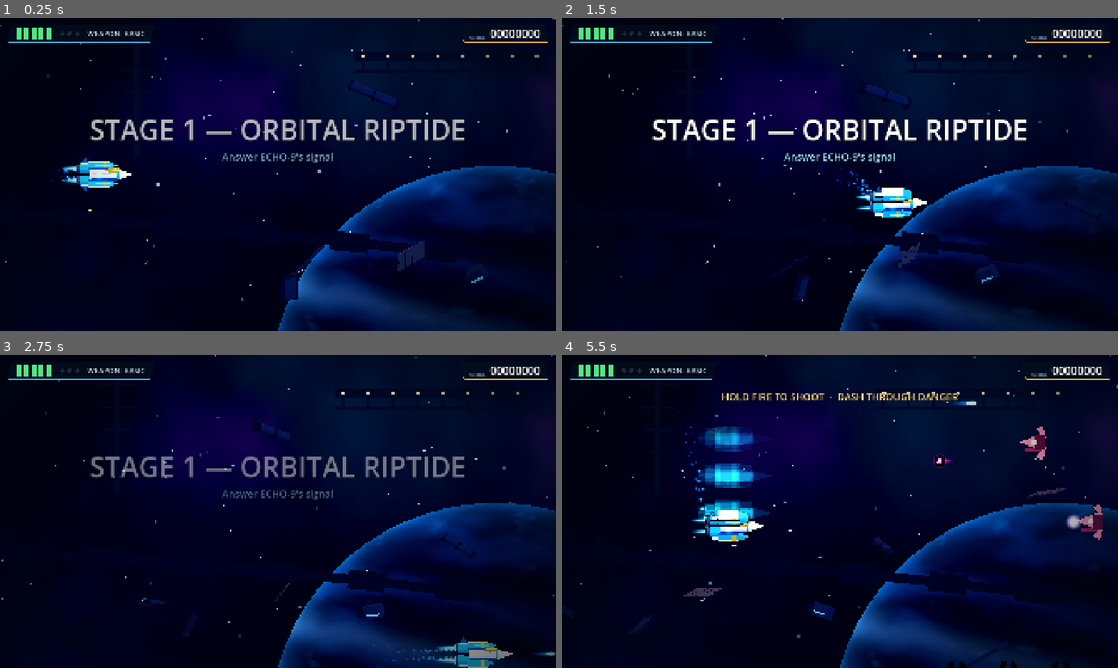
Above: before the commit, frames 1-4 (two rows, left to right).
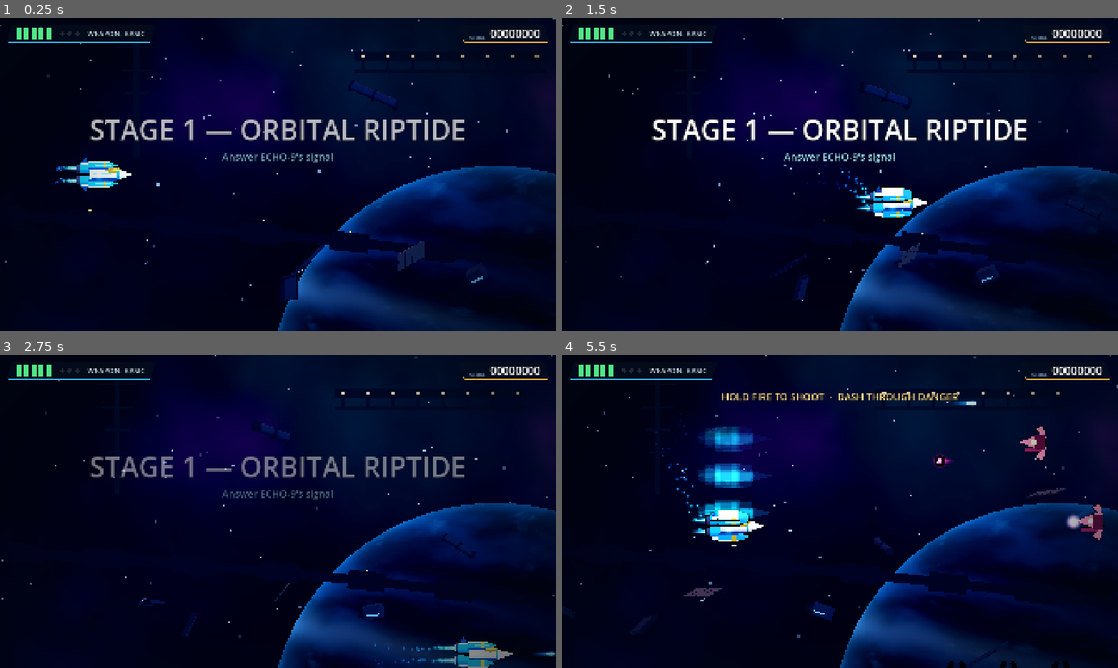
Above: after the commit, the same moments.

Repository: NikolasKorakidis/Mecha-Techa-Soldier
Game: Godot game, scene res://main/main.tscn
Two runs of this game, one before a commit and one after it. Both use one fixed random seed, a clock stepped at 60 frames per second and the inputs below.
Inputs (mouse positions are in pixels of both pictures, inside the frame that each line leads up to):
- Up to frame 1 (0.25 s): no input
- Up to frame 2 (1.5 s): tap Enter at 0.5 s; move the mouse to (962, 158) at 0.52 s; hold D (move_right) 0.53-1.28 s; tap K (dash) at 0.6 s; click (962, 158) at 0.67 s; tap Space (jump) at 0.77 s; tap L (echo) at 0.8, 1.35 s; move the mouse to (728, 190) at 1.27 s; hold S (move_down) from 1.28 s (still down)
- Up to frame 3 (2.75 s): tap Space (jump) at 1.52 s; tap J (fire) at 1.55 s; move the mouse to (333, 442) at 2.02 s; release S (move_down) at 2.03 s; hold D (move_right) from 2.03 s (still down); hold J (fire) from 2.03 s (still down); tap X at 2.3 s
- Up to frame 4 (5.5 s): move the mouse to (812, 574) at 2.77 s; release D (move_right) at 2.78 s; release J (fire) at 2.78 s; hold W (move_up) 2.78-3.53 s; tap X at 2.85 s; click (812, 574) at 2.92 s; tap Space (jump) at 3.02, 3.77, 4.52 s; tap B at 3.05, 3.6 s; move the mouse to (1006, 558) at 3.52 s; hold A (move_left) 3.53-5.03 s; tap Y at 3.8, 4.35 s; move the mouse to (673, 464) at 4.27 s; tap N at 4.55, 5.1 s; move the mouse to (867, 511) at 5.02 s; hold S (move_down) from 5.03 s (still down); click (867, 511) at 5.17 s; tap K (dash) at 5.3 s

The runs differ from the first frame. In frame 1, 0.1% of the frame differs, in the area x 8-14%, y 46-54%; in frame 2, 0.2%; in frame 3, 0.2%; in frame 4, 0.2%, in the area x 16-27%, y 18-58%.

Commit message:
Visual pass step 5: combat feedback
- HitStop: brief real-time slow-down on strong impacts only (elite
  kills, boss phase breaks, player death)
- impact sparks spray back along the projectile's travel direction
- camera impulses follow the art-direction limits (player hit, beams,
  Null Chorus); reduced-flash scales spark pops
- engine exhaust stretches with thrust; trails moved to the new nozzles
- weapon cores arc into the ship and pop a collect ring in the module
  color
- Vfx.spawn accepts properties applied before the effect builds

Co-Authored-By: Claude Opus 5.5 <noreply@anthropic.com>
Claude-Session: https://claude.ai/code/session_01PVvv6XH9MFznwUdwK1tWZd

Diff:
--- a/combat/hazards/beam_hazard.gd
+++ b/combat/hazards/beam_hazard.gd
@@ -61,7 +61,7 @@
 		_hitbox.set_deferred(&"monitoring", true)
 		var camera := GameplayCamera.find(get_tree())
 		if camera:
-			camera.add_trauma(0.2)
+			camera.add_trauma(ArtStyle.SHAKE_MAJOR * 0.5)
 	var t := (_age - warn_time) / active_time
 	_beam.scale.y = 1.0 + 0.15 * sin(_age * 60.0)
 	if t >= 1.0:
--- a/combat/pickups/echo_pickup.gd
+++ b/combat/pickups/echo_pickup.gd
@@ -57,7 +57,10 @@
 	var player := get_tree().get_first_node_in_group(ShipPlayer.GROUP) as ShipPlayer
 	var to_player := (player.global_position - global_position) if player and player.visible else Vector3.INF
 	if to_player != Vector3.INF and to_player.length() < magnet_radius:
-		global_position += to_player.normalized() * magnet_speed * delta
+		# Arc in: a sideways component that fades as the core closes in.
+		var dir := to_player.normalized()
+		var side := Vector3(-dir.y, dir.x, 0.0) * clampf(to_player.length() / magnet_radius, 0.0, 1.0) * 0.8
+		global_position += (dir + side).normalized() * magnet_speed * delta
 	else:
 		position.x -= drift_speed * delta
 		position.y += sin(_time * 3.0) * 0.8 * delta
--- a/combat/projectiles/projectile.gd
+++ b/combat/projectiles/projectile.gd
@@ -35,7 +35,9 @@
 
 func _on_hit_landed(_hurtbox: HurtboxComponent) -> void:
 	if impact_effect:
-		Vfx.spawn(get_tree(), impact_effect, global_position)
+		# Sparks kick back off the surface, opposite the travel direction.
+		var back := -velocity.normalized() if velocity.length_squared() > 0.0 else Vector3.LEFT
+		Vfx.spawn(get_tree(), impact_effect, global_position, 1.0, {&"direction": back})
 	queue_free()
 
 
--- /dev/null
+++ b/core/hit_stop.gd
@@ -0,0 +1,21 @@
+class_name HitStop
+extends RefCounted
+## Brief global slow-down on strong impacts only (elite kills, boss breaks, player death).
+## Uses a real-time timer so the freeze length never depends on the slowed clock.
+
+const SLOW_SCALE := 0.05
+
+static var _active: bool = false
+
+
+static func trigger(tree: SceneTree, duration: float = 0.06) -> void:
+	if _active or tree == null or Engine.time_scale != 1.0:
+		return
+	_active = true
+	Engine.time_scale = SLOW_SCALE
+	tree.create_timer(duration, true, false, true).timeout.connect(_release)
+
+
+static func _release() -> void:
+	Engine.time_scale = 1.0
+	_active = false
--- a/enemies/bosses/boss_base.gd
+++ b/enemies/bosses/boss_base.gd
@@ -204,6 +204,7 @@
 		if player:
 			player.grant_invulnerability(break_time + 0.5)
 		Vfx.spawn(get_tree(), death_effect, global_position + Vector3(0, 0, 1), 2.0)
+		HitStop.trigger(get_tree(), 0.08)
 	_on_state_entered(next)
 	state_changed.emit(state, reason)
 
--- a/enemies/bosses/choir_engine.gd
+++ b/enemies/bosses/choir_engine.gd
@@ -138,7 +138,7 @@
 				weapon.fire_at(Vector3(cos(a), sin(a), 0), 0.8)
 			_fired_steps += 1
 			if _camera:
-				_camera.add_trauma(0.25)
+				_camera.add_trauma(ArtStyle.SHAKE_MAJOR * 0.6)
 
 
 func _on_state_entered(new_state: State) -> void:
--- a/enemies/space/space_enemy.gd
+++ b/enemies/space/space_enemy.gd
@@ -268,6 +268,7 @@
 	RunSession.add_score(score_value)
 	if is_elite():
 		Vfx.spawn(get_tree(), collapse_effect, global_position, death_size)
+		HitStop.trigger(get_tree(), 0.06)
 		_drop_pickup()
 	else:
 		Vfx.spawn(get_tree(), death_effect, global_position, death_size)
--- a/player/ship/ship_player.gd
+++ b/player/ship/ship_player.gd
@@ -10,6 +10,7 @@
 enum State { CONTROL, DASH, HIT, DISABLED, CINEMATIC }
 
 const GROUP := &"player"
+const COLLECT_EFFECT := preload("res://vfx/collect_burst.tscn")
 
 @export var tuning: ShipTuning
 @export var movement: ShipMovement
@@ -22,6 +23,7 @@
 @export var model: KestrelModel
 @export var dash_meter: MeshInstance3D
 @export var muzzle_flash: Node3D
+@export var engine_trails: Array[EngineTrail] = []
 @export var death_effect: PackedScene
 
 ## When false, the ship ignores devices (tests and cinematics drive tick() directly).
@@ -139,7 +141,8 @@
 		return
 	RunSession.equip_echo(echo_id, data.ammo)
 	flash.stop()
-	_shake(0.15)
+	_shake(0.12)
+	Vfx.spawn(get_tree(), COLLECT_EFFECT, global_position, 1.0, {&"color": data.module_color})
 	echo_collected.emit(echo_id)
 
 
@@ -180,7 +183,10 @@
 		# Bank into vertical motion; squash along the dash.
 		model.rotation.x = -movement.velocity.y / tuning.max_speed * 0.45
 		model.scale = Vector3(1.25, 0.8, 1.0) if movement.is_dashing else Vector3.ONE
-		model.set_thrust(2.0 if movement.is_dashing else 0.6 + movement.velocity.x / tuning.max_speed * 0.5)
+		var thrust := 2.0 if movement.is_dashing else 0.6 + movement.velocity.x / tuning.max_speed * 0.5
+		model.set_thrust(thrust)
+		for trail in engine_trails:
+			trail.set_thrust(thrust)
 		model.set_dashing(movement.is_dashing)
 		model.set_health_ratio(float(health.current) / float(health.max_health))
 		if movement.is_dashing:
@@ -236,7 +242,7 @@
 	flash.flash(tuning.hit_invulnerability)
 	movement.cancel_dash()
 	movement.velocity += Vector2(payload.knockback.x, payload.knockback.y)
-	_shake(0.45)
+	_shake(ArtStyle.SHAKE_PLAYER_HIT)
 	if not health.is_depleted():
 		state = State.HIT
 		_hit_left = tuning.hit_stun
@@ -255,6 +261,7 @@
 	_update_invulnerability()
 	Vfx.spawn(get_tree(), death_effect, global_position, 1.8)
 	_break_apart()
+	HitStop.trigger(get_tree(), 0.09)
 	died.emit()
 
 
--- a/player/ship/ship_player.tscn
+++ b/player/ship/ship_player.tscn
@@ -38,7 +38,7 @@
 [sub_resource type="BoxShape3D" id="Shape_hurt"]
 size = Vector3(0.9, 0.42, 1)
 
-[node name="ShipPlayer" type="Node3D" node_paths=PackedStringArray("movement", "weapon", "arsenal", "health", "hurtbox", "flash", "model", "dash_meter", "muzzle_flash")]
+[node name="ShipPlayer" type="Node3D" node_paths=PackedStringArray("movement", "weapon", "arsenal", "health", "hurtbox", "flash", "model", "dash_meter", "muzzle_flash", "engine_trails")]
 script = ExtResource("1_ship")
 tuning = ExtResource("2_tuning")
 movement = NodePath("Movement")
@@ -50,17 +50,18 @@
 model = NodePath("Model")
 dash_meter = NodePath("DashMeter")
 muzzle_flash = NodePath("Muzzle/MuzzleFlash")
+engine_trails = [NodePath("EngineTrailUpper"), NodePath("EngineTrailLower")]
 death_effect = ExtResource("12_boom")
 
 [node name="Model" type="Node3D" parent="."]
 script = ExtResource("9_model")
 
 [node name="EngineTrailUpper" type="CPUParticles3D" parent="."]
-transform = Transform3D(1, 0, 0, 0, 1, 0, 0, 0, 1, -1.4, 0.24, -0.1)
+transform = Transform3D(1, 0, 0, 0, 1, 0, 0, 0, 1, -1.62, 0.36, -0.1)
 script = ExtResource("10_trail")
 
 [node name="EngineTrailLower" type="CPUParticles3D" parent="."]
-transform = Transform3D(1, 0, 0, 0, 1, 0, 0, 0, 1, -1.4, -0.24, -0.1)
+transform = Transform3D(1, 0, 0, 0, 1, 0, 0, 0, 1, -1.62, -0.36, -0.1)
 script = ExtResource("10_trail")
 
 [node name="DashMeter" type="MeshInstance3D" parent="."]
--- a/tests/test_visual_feedback.gd
+++ b/tests/test_visual_feedback.gd
@@ -85,3 +85,16 @@
 			lit_frames += 1
 	assert_true(lit_frames < 50, "overlay is not solid under constant fire (%d/60 lit)" % lit_frames)
 	assert_true(lit_frames > 5, "overlay still shows hits")
+
+
+func test_hit_stop_is_brief_and_restores_time() -> void:
+	HitStop.trigger(get_tree(), 0.05)
+	assert_true(Engine.time_scale < 1.0, "time slowed on a strong hit")
+	await get_tree().create_timer(0.15, true, false, true).timeout
+	assert_eq(Engine.time_scale, 1.0, "time scale restored")
+
+
+func test_impact_sparks_follow_projectile_direction() -> void:
+	_scaffold()
+	var spark := Vfx.spawn(get_tree(), load("res://vfx/impact_spark.tscn"), Vector3.ZERO, 1.0, {&"direction": Vector3.UP}) as ImpactSpark
+	assert_eq(spark.direction, Vector3.UP, "direction applied before the burst is built")
--- /dev/null
+++ b/vfx/collect_burst.gd
@@ -0,0 +1,17 @@
+class_name CollectBurst
+extends Node3D
+## Weapon-core pickup confirmation: an expanding ring and a rising glyph glow at the ship.
+
+@export var size: float = 1.0
+@export var color: Color = Palette.ECHO_GOLD
+
+
+func _ready() -> void:
+	var ring := ModelKit.quad(self, Vector2.ONE * 2.0 * size, Vector3(0, 0, 0.8), ModelKit.glow(color, ArtStyle.GLOW_HOT * ArtStyle.flash_scale(), ModelKit.GlowShape.RING))
+	var core := ModelKit.quad(self, Vector2.ONE * 1.6 * size, Vector3(0, 0, 0.7), ModelKit.glow(color.lerp(Color.WHITE, 0.4), ArtStyle.GLOW_STANDARD * ArtStyle.flash_scale()))
+	ring.scale = Vector3.ONE * 0.3
+	var tween := create_tween().set_parallel()
+	tween.tween_property(ring, "scale", Vector3.ONE * 2.2, 0.35).set_ease(Tween.EASE_OUT)
+	tween.tween_property(ring.material_override, "shader_parameter/energy", 0.0, 0.35)
+	tween.tween_property(core.material_override, "shader_parameter/energy", 0.0, 0.25)
+	tween.chain().tween_callback(queue_free)
--- /dev/null
+++ b/vfx/collect_burst.tscn
@@ -0,0 +1,6 @@
+[gd_scene load_steps=2 format=3]
+
+[ext_resource type="Script" path="res://vfx/collect_burst.gd" id="1_cb"]
+
+[node name="CollectBurst" type="Node3D"]
+script = ExtResource("1_cb")
--- a/vfx/engine_trail.gd
+++ b/vfx/engine_trail.gd
@@ -2,7 +2,7 @@
 extends CPUParticles3D
 ## Exhaust trail: glowing motes left behind in world space so they stream past as the ship moves.
 
-@export var trail_color: Color = Color(0.4, 0.85, 1.0)
+@export var trail_color: Color = Palette.PLAYER_ENERGY
 @export var mote_size: float = 0.32
 
 
@@ -22,3 +22,12 @@
 	scale_amount_curve = Explosion._curve([Vector2(0, 1.0), Vector2(1, 0.1)])
 	color_ramp = Explosion._gradient([trail_color, Color(0.25, 0.4, 1.0, 0.5), Color(0.1, 0.1, 0.4, 0.0)])
 	emitting = true
+
+
+## Stretches the exhaust with acceleration: faster, longer motes at high thrust.
+func set_thrust(amount: float) -> void:
+	var t := clampf(amount, 0.0, 2.0)
+	initial_velocity_min = 4.0 + t * 3.0
+	initial_velocity_max = 6.5 + t * 5.0
+	scale_amount_min = 0.8 + t * 0.25
+	scale_amount_max = scale_amount_min
--- a/vfx/impact_spark.gd
+++ b/vfx/impact_spark.gd
@@ -4,10 +4,12 @@
 
 @export var size: float = 1.0
 @export var color: Color = Color(0.6, 0.95, 1.0)
+## Sparks spray along this direction (the projectile passes the reverse of its travel).
+@export var direction: Vector3 = Vector3.LEFT
 
 
 func _ready() -> void:
-	var pop := ModelKit.quad(self, Vector2.ONE * 1.0 * size, Vector3(0, 0, 0.4), ModelKit.glow(color, 2.5))
+	var pop := ModelKit.quad(self, Vector2.ONE * 1.0 * size, Vector3(0, 0, 0.4), ModelKit.glow(color, 2.5 * ArtStyle.flash_scale()))
 	var tween := create_tween().set_parallel()
 	tween.tween_property(pop, "scale", Vector3.ONE * 1.6, 0.08)
 	tween.tween_property(pop.material_override, "shader_parameter/energy", 0.0, 0.1)
@@ -22,7 +24,7 @@
 	p.one_shot = true
 	p.explosiveness = 1.0
 	p.spread = 70.0
-	p.direction = Vector3(-1, 0, 0)
+	p.direction = direction.normalized() if direction.length_squared() > 0.0 else Vector3.LEFT
 	p.gravity = Vector3.ZERO
 	p.particle_flag_align_y = true
 	p.initial_velocity_min = 5.0
--- a/vfx/vfx.gd
+++ b/vfx/vfx.gd
@@ -5,7 +5,7 @@
 const ROOT_GROUP := &"vfx_root"
 
 
-static func spawn(tree: SceneTree, scene: PackedScene, at: Vector3, size: float = 1.0) -> Node3D:
+static func spawn(tree: SceneTree, scene: PackedScene, at: Vector3, size: float = 1.0, props: Dictionary = {}) -> Node3D:
 	if scene == null:
 		return null
 	var root := tree.get_first_node_in_group(ROOT_GROUP)
@@ -15,6 +15,8 @@
 	var effect := scene.instantiate() as Node3D
 	if &"size" in effect:
 		effect.set(&"size", size)
+	for key: StringName in props:
+		effect.set(key, props[key])
 	# Positioned before entering the tree so particles start at the right spot.
 	effect.position = at - (root as Node3D).global_position if root is Node3D else at
 	root.add_child(effect)
Not shown, added: core/hit_stop.gd.uid
Not shown, added: vfx/collect_burst.gd.uid
